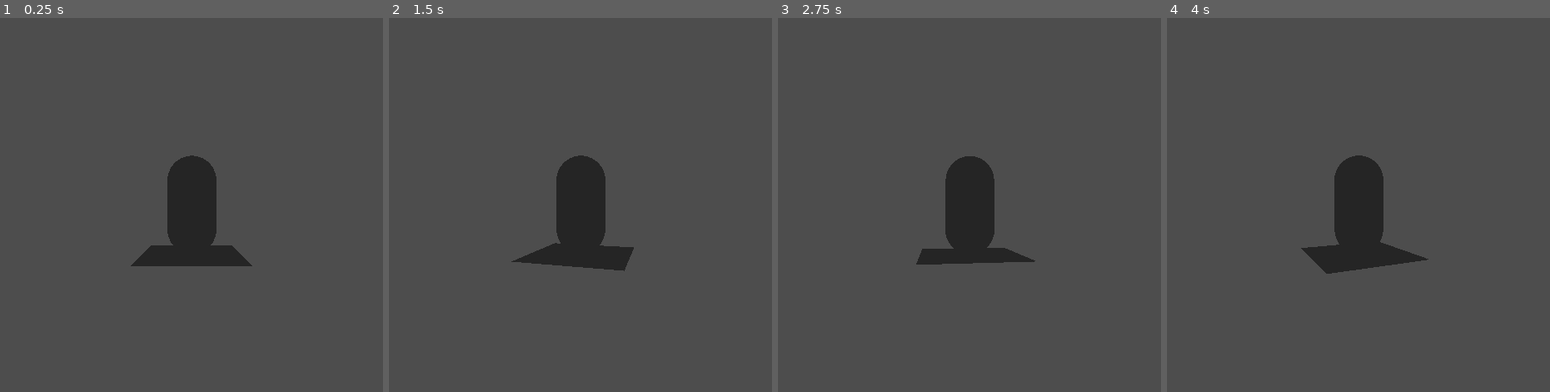
Above: before the commit, frames 1-4 (left to right).
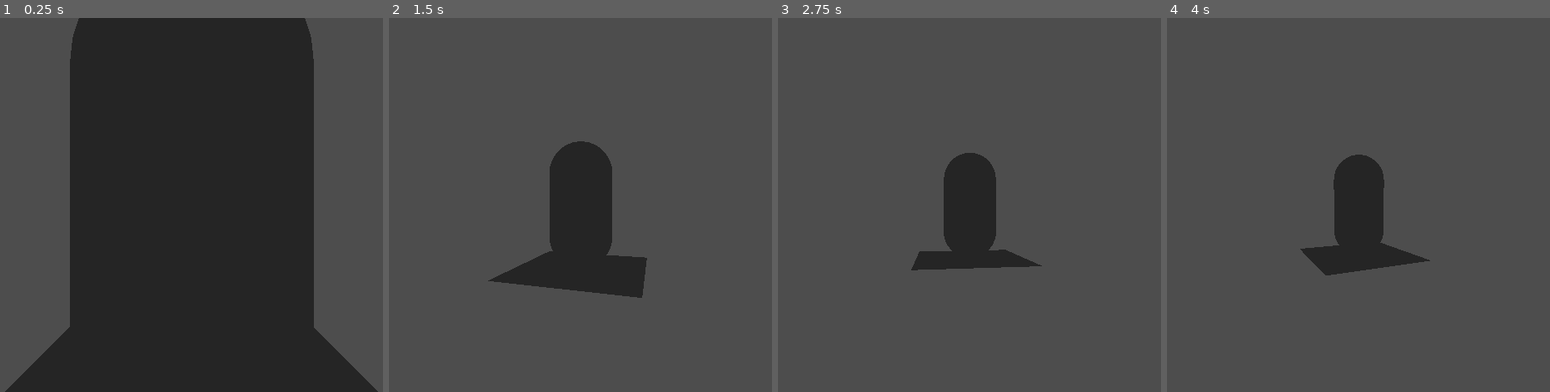
Above: after the commit, the same moments.

Repository: Into-The-Maze/arkanyx-nv
Game: Godot game, scene res://Scenes/world.tscn
Two runs of this game, one before a commit and one after it. Both use one fixed random seed, a clock stepped at 60 frames per second and the inputs below.
Inputs (mouse positions are in pixels of both pictures, inside the frame that each line leads up to):
- Up to frame 1 (0.25 s): no input
- Up to frame 2 (1.5 s): move the mouse to (618, 205) at 0.52 s; move the mouse to (546, 205) at 1.27 s
- Up to frame 3 (2.75 s): move the mouse to (984, 197) at 2.02 s
- Up to frame 4 (4 s): move the mouse to (1350, 212) at 2.77 s; tap Enter at 3.5 s; move the mouse to (1408, 208) at 3.52 s

The runs differ from the first frame. In frame 1, 62% of the frame differs, in the area x 1-99%, y 0-100%; in frame 2, 4.2%; in frame 3, 0.9%; in frame 4, 0.2%.

Commit message:
Added smooth cam

Diff:
--- a/Scenes/character.tscn
+++ b/Scenes/character.tscn
@@ -1,6 +1,7 @@
-[gd_scene load_steps=4 format=3 uid="uid://dp5s7rhrwuaa4"]
+[gd_scene load_steps=6 format=3 uid="uid://dp5s7rhrwuaa4"]
 
 [ext_resource type="Script" path="res://Scripts/Player/springarm.gd" id="1_phgx6"]
+[ext_resource type="Script" path="res://Scripts/Player/camera_interpolation.gd" id="2_6se4h"]
 
 [sub_resource type="CapsuleShape3D" id="CapsuleShape3D_o4w3w"]
 radius = 0.45
@@ -8,19 +9,33 @@
 
 [sub_resource type="CapsuleMesh" id="CapsuleMesh_3wky1"]
 
+[sub_resource type="SphereShape3D" id="SphereShape3D_1n2n6"]
+radius = 0.2
+
 [node name="Character" type="Node3D"]
+transform = Transform3D(1, 0, 0, 0, 1, 0, 0, 0, 1, 0, 1, 0)
 
 [node name="Rigidbody" type="RigidBody3D" parent="."]
+collision_layer = 2
 
 [node name="Collider" type="CollisionShape3D" parent="Rigidbody"]
 shape = SubResource("CapsuleShape3D_o4w3w")
 
 [node name="Mesh" type="MeshInstance3D" parent="."]
+layers = 2
 mesh = SubResource("CapsuleMesh_3wky1")
 
-[node name="SpringArm" type="SpringArm3D" parent="."]
-spring_length = 5.0
+[node name="Pivot" type="Node3D" parent="."]
+transform = Transform3D(1, 0, 0, 0, 1, 0, 0, 0, 1, 0, 1.6, 0)
+top_level = true
 script = ExtResource("1_phgx6")
 
-[node name="Camera" type="Camera3D" parent="SpringArm"]
-transform = Transform3D(1, 0, 0, 0, 1, 0, 0, 0, 1, 0, 0.6, 0)
+[node name="Camera" type="Camera3D" parent="Pivot" node_paths=PackedStringArray("spring_target")]
+script = ExtResource("2_6se4h")
+spring_target = NodePath("../SpringArm/SpringTarget")
+
+[node name="SpringArm" type="SpringArm3D" parent="Pivot"]
+shape = SubResource("SphereShape3D_1n2n6")
+spring_length = 5.0
+
+[node name="SpringTarget" type="Node3D" parent="Pivot/SpringArm"]
--- a/Scripts/Player/camera.gd
+++ /dev/null
@@ -1,4 +0,0 @@
-extends Camera3D
-
-func _ready() -> void:
-	pass
--- /dev/null
+++ b/Scripts/Player/camera_interpolation.gd
@@ -0,0 +1,7 @@
+extends Camera3D
+
+@export var spring_target: Node3D
+@export var camera_velocity: float = 1.
+
+func _process(delta: float) -> void:
+	position = lerp(position, spring_target.position, delta * camera_velocity)
--- a/Scripts/Player/springarm.gd
+++ b/Scripts/Player/springarm.gd
@@ -4,10 +4,11 @@
 @export_range(-90., 0., 0.1, "radians_as_degrees") var min_v_axis: float = -PI/2
 @export_range(0., 90., 0.1, "radians_as_degrees") var max_v_axis: float = PI/4
 
-@onready var spring_target: Node3D = $SpringTarget
-
 func _ready() -> void:
 	Input.set_mouse_mode(Input.MOUSE_MODE_CAPTURED)
+
+func _process(_delta: float) -> void:
+	global_position = $"..".global_position # ew
 
 func _unhandled_input(event: InputEvent) -> void:
 	if event is InputEventMouseMotion:
